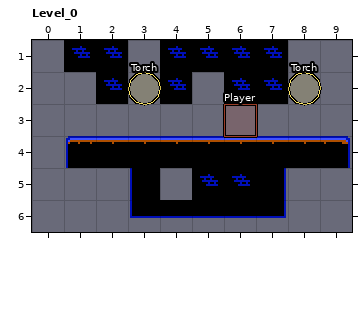
One commit to this LDtk project: assets/oldtech.ldtk. That is the earlier state.
Cells are 16x16 px. Shown: Level_0 x 0..9, y 1..6.
After the commit:
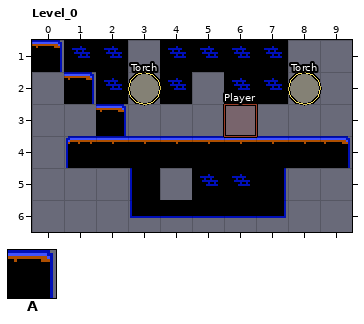
Key: from "Tileset": A 2.
_ is an empty cell.
Edits made:
Layer "Platforms":
y 1: x 0 _ -> A
y 2: x 1 _ -> A
y 3: x 2 _ -> A
Changed places in both pictures, as pixel boxes (x1, y1, x2, y2):
added: (32, 40, 126, 136)
